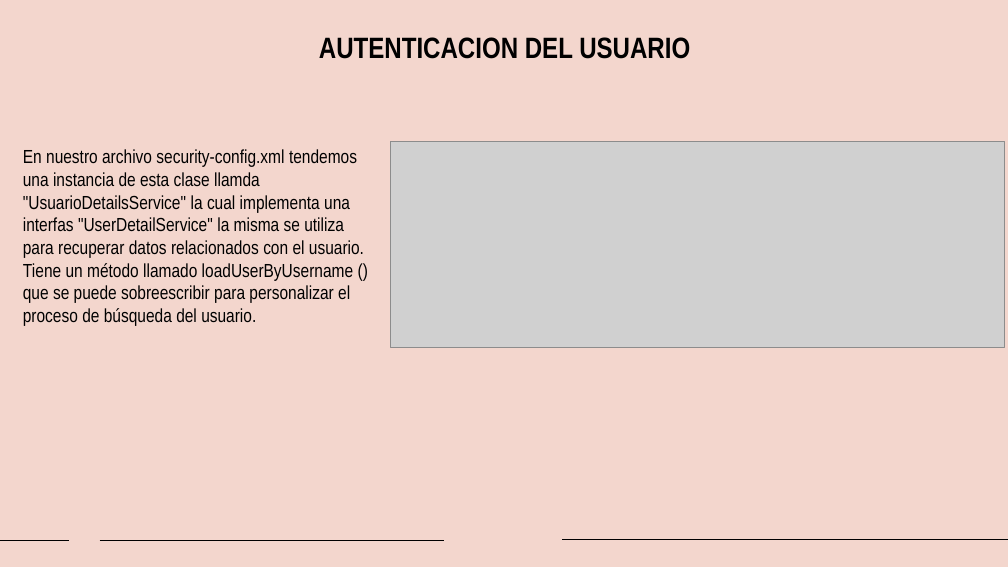
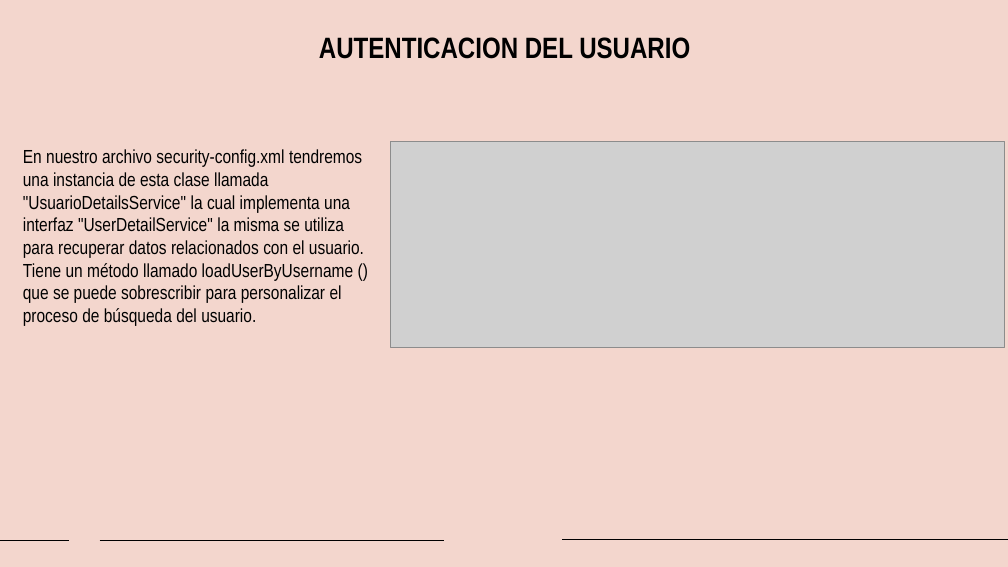
Before and after one commit to SoraBeat/TPINT_GRUPO8_PROGAVANZ1, a slide deck: slide 10 of Presentación.pptx. Drawn at 1008x567 pixels with LibreOffice and Linux fonts; fonts in the diff are those of the drawing; grey boxes stand for pictures. Boxes give left, top, right and bottom in pixels: in the first picture for what was removed or moved away, otherwise in the second. Text is boxed around its words. In the diff, an @@ line names an element or a change of style, - is before the commit and + after.

```diff
--- a/Presentación.pptx
+++ b/Presentación.pptx
@@ text at (23,149,364,326): text changed @@
-En nuestro archivo security-config.xml tendemos una instancia de esta clase llamda "UsuarioDetailsService" la cual implementa una interfas "UserDetailService" la misma se utiliza para recuperar datos relacionados con el usuario. Tiene un método llamado loadUserByUsername () que se puede sobreescribir para personalizar el proceso de búsqueda del usuario.
+En nuestro archivo security-config.xml tendremos una instancia de esta clase llamada "UsuarioDetailsService" la cual implementa una interfaz "UserDetailService" la misma se utiliza para recuperar datos relacionados con el usuario. Tiene un método llamado loadUserByUsername () que se puede sobrescribir para personalizar el proceso de búsqueda del usuario.
```
Also in this commit, not shown: 6 other slides changed.
